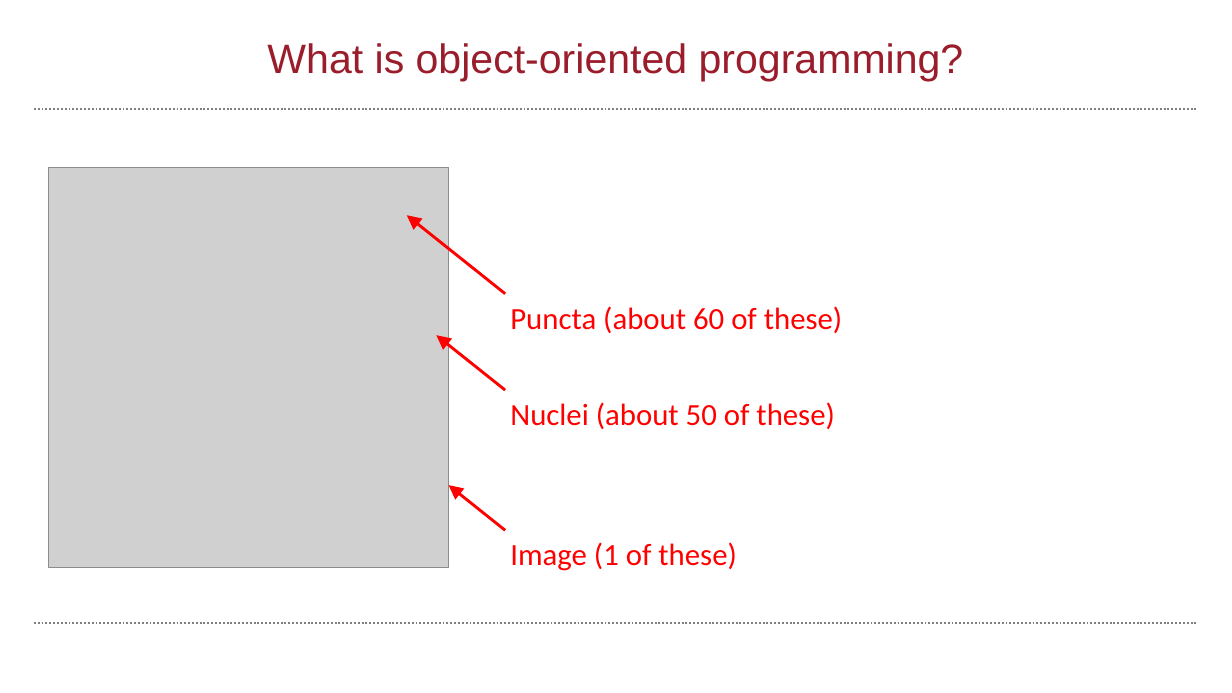
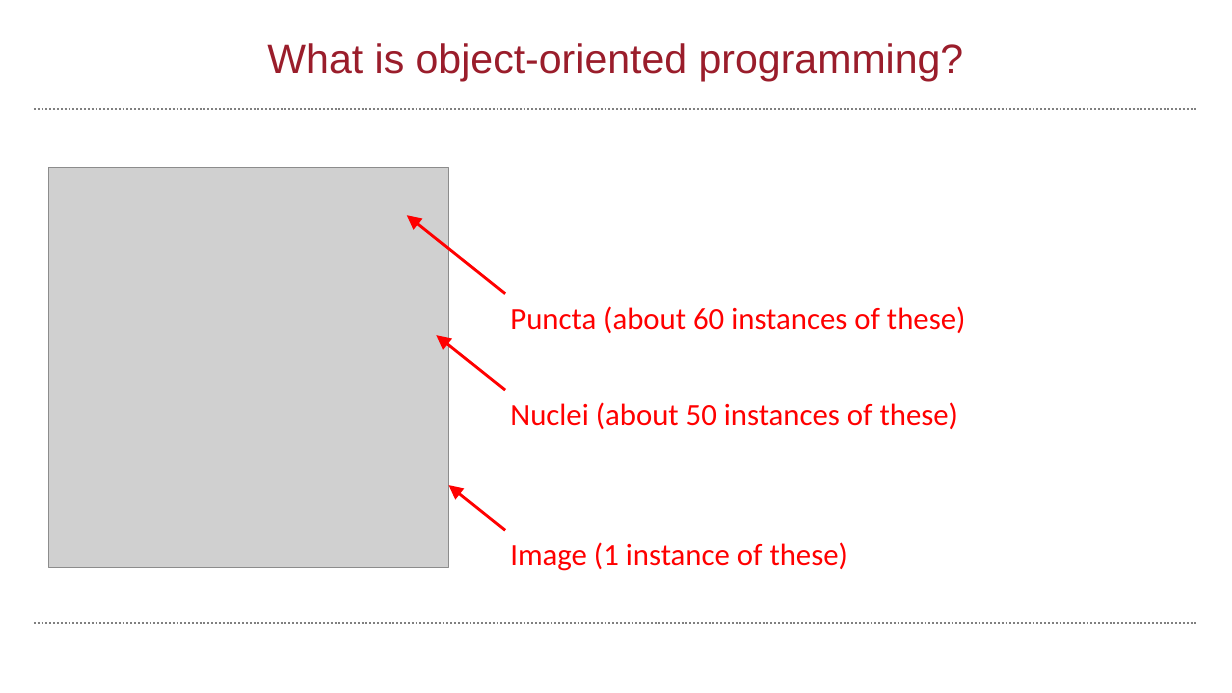
Before and after one commit to wbif-bristol/MATLAB-course, a slide deck: slide 43 of Session 3 - Advanced data structures/MATLAB Session 3.pptx. Drawn at 1232x693 pixels with LibreOffice and Linux fonts; fonts in the diff are those of the drawing; grey boxes stand for pictures; background and template pictures are left out. Boxes give left, top, right and bottom in pixels: in the first picture for what was removed or moved away, otherwise in the second. Text is boxed around its words. In the diff, an @@ line names an element or a change of style, - is before the commit and + after.

```diff
--- a/Session 3 - Advanced data structures/MATLAB Session 3.pptx
+++ b/Session 3 - Advanced data structures/MATLAB Session 3.pptx
@@ text at (x1=510, y1=306, x2=965, y2=333): text changed @@
-Puncta (about 60 of these)
+Puncta (about 60 instances of these)
@@ text at (x1=510, y1=402, x2=958, y2=429): text changed @@
-Nuclei (about 50 of these)
+Nuclei (about 50 instances of these)
@@ text at (x1=510, y1=542, x2=848, y2=571): text changed @@
-Image (1 of these)
+Image (1 instance of these)
```
Also in this commit, not shown: 9 other slides changed, 12 slides added, 4 slides removed, 1 other file.
